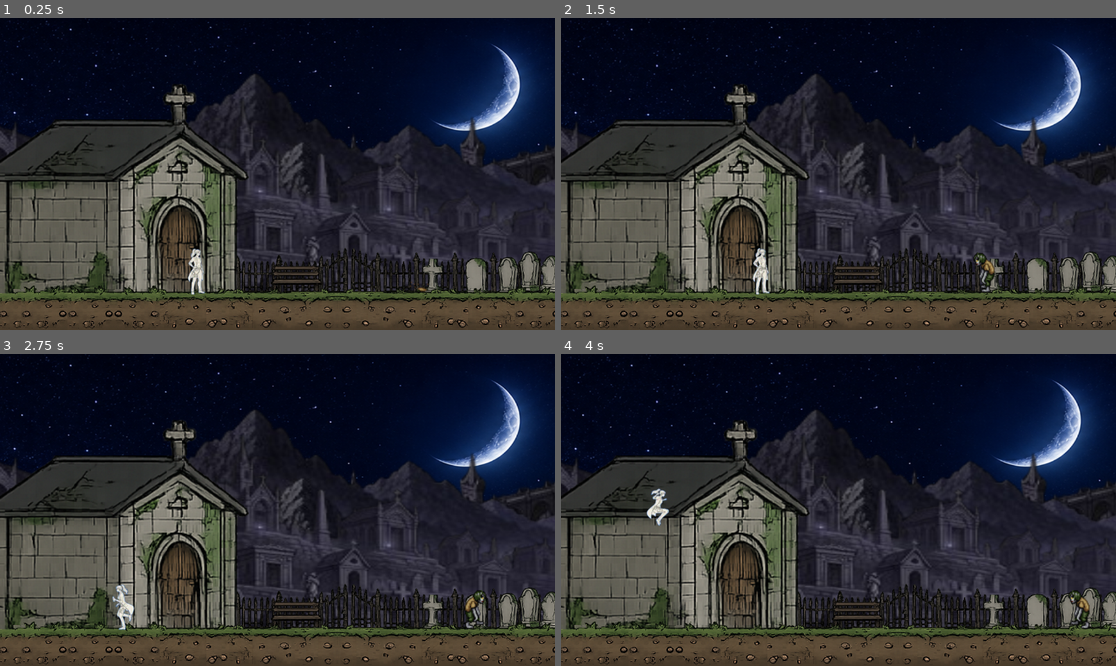
Above: before the commit, frames 1-4 (two rows, left to right).
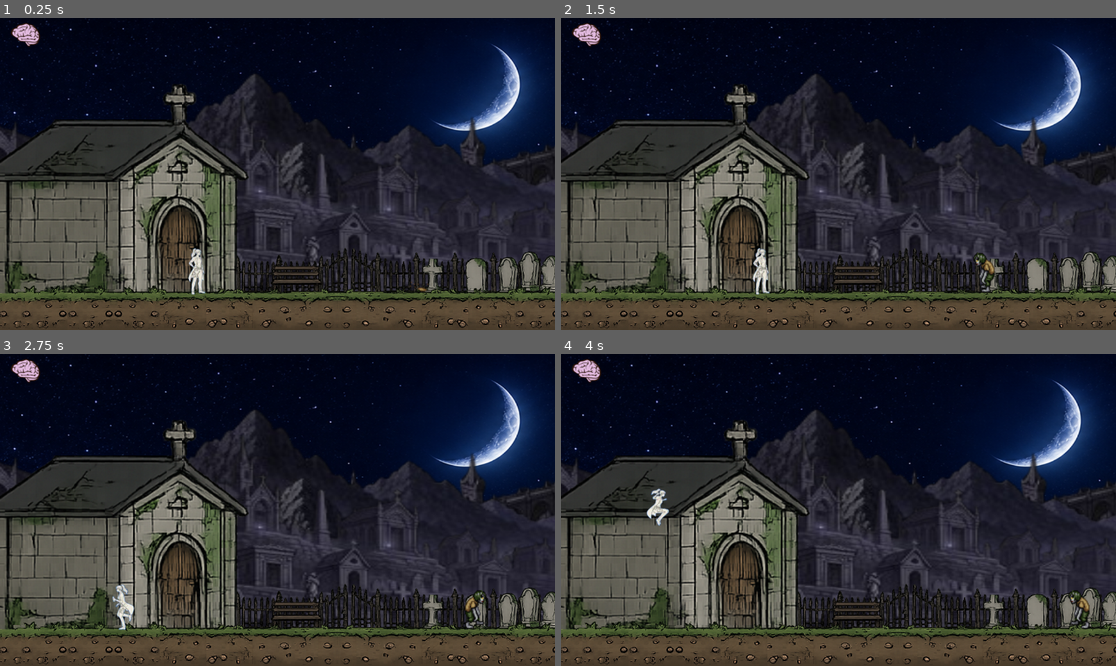
Above: after the commit, the same moments.

Repository: rocket180406/project-z
Game: Godot game, scene res://environment/envCementerio.tscn
The game is run twice, just before and just after one commit, with the same random seed, the same clock (stepped at 60 frames per second) and the same inputs.
Inputs:
- Up to frame 1 (0.25 s): no input
- Up to frame 2 (1.5 s): tap D (mover_der) at 0.6, 1.35 s; tap Space (saltar) at 0.77 s
- Up to frame 3 (2.75 s): tap Space (saltar) at 1.52 s; hold A (mover_izq) from 2.03 s (still down); tap D (mover_der) at 2.1 s
- Up to frame 4 (4 s): release A (mover_izq) at 2.78 s; tap D (mover_der) at 2.85, 3.6 s; tap Space (saltar) at 3.02, 3.77 s

The runs differ from the first frame. In frame 1, 0.4% of the frame differs, in the area x 2-38%, y 1-89%; in frame 2, 0.3%; in frame 3, 0.3%; in frame 4, 0.3%.

Commit message:
barra de vida añadida (falta ajustar) y animacion de ataque añadida (falta ajustar)

Diff:
--- a/daxis/player/jugador1.tscn
+++ b/daxis/player/jugador1.tscn
@@ -3,7 +3,21 @@
 [ext_resource type="Script" uid="uid://prf0e0mubkmc" path="res://player/jugador_1.gd" id="1_6xjp1"]
 [ext_resource type="Texture2D" uid="uid://crpa0ejbjixxj" path="res://player/sprites/idle_ani.png" id="1_8s8j1"]
 [ext_resource type="Texture2D" uid="uid://b7pr1e4cejiap" path="res://player/sprites/run_ani.png" id="2_6xjp1"]
+[ext_resource type="Texture2D" uid="uid://cfq5sq5hyfm25" path="res://player/sprites/ataque_ani_deffffffffff.png" id="2_kqtha"]
 [ext_resource type="Texture2D" uid="uid://c5yfo1p73o4b3" path="res://player/sprites/jump.png" id="3_uluay"]
+[ext_resource type="Texture2D" uid="uid://bum578dbaov8t" path="res://player/sprites/Health and Points Bars/Sprites/Brain Bar/Brain Stage 1.png" id="5_kqtha"]
+
+[sub_resource type="AtlasTexture" id="AtlasTexture_vjdt2"]
+atlas = ExtResource("2_kqtha")
+region = Rect2(82, 0, 82, 102)
+
+[sub_resource type="AtlasTexture" id="AtlasTexture_2mck1"]
+atlas = ExtResource("2_kqtha")
+region = Rect2(164, 0, 82, 102)
+
+[sub_resource type="AtlasTexture" id="AtlasTexture_5c4yl"]
+atlas = ExtResource("2_kqtha")
+region = Rect2(340, 0, 85, 102)
 
 [sub_resource type="AtlasTexture" id="AtlasTexture_uluay"]
 atlas = ExtResource("1_8s8j1")
@@ -51,6 +65,26 @@
 
 [sub_resource type="SpriteFrames" id="SpriteFrames_vjdt2"]
 animations = [{
+"frames": [{
+"duration": 0.5,
+"texture": SubResource("AtlasTexture_vjdt2")
+}, {
+"duration": 1.0,
+"texture": SubResource("AtlasTexture_2mck1")
+}, {
+"duration": 1.0,
+"texture": SubResource("AtlasTexture_5c4yl")
+}, {
+"duration": 1.0,
+"texture": SubResource("AtlasTexture_5c4yl")
+}, {
+"duration": 1.0,
+"texture": SubResource("AtlasTexture_5c4yl")
+}],
+"loop": true,
+"name": &"attack",
+"speed": 5.0
+}, {
 "frames": [{
 "duration": 1.0,
 "texture": SubResource("AtlasTexture_uluay")
@@ -116,8 +150,8 @@
 
 [node name="ani_j1" type="AnimatedSprite2D" parent="." unique_id=1111112588]
 sprite_frames = SubResource("SpriteFrames_vjdt2")
-animation = &"idle"
-frame_progress = 0.39701656
+animation = &"attack"
+frame_progress = 0.20663634
 metadata/_edit_group_ = true
 
 [node name="CollisionShape2D" type="CollisionShape2D" parent="." unique_id=1795544347]
@@ -129,3 +163,13 @@
 limit_left = -20
 limit_bottom = 650
 limit_smoothed = true
+
+[node name="CanvasLayer" type="CanvasLayer" parent="." unique_id=527343960]
+
+[node name="vida" type="TextureRect" parent="CanvasLayer" unique_id=805782002]
+offset_left = 21.0
+offset_top = 1.0
+offset_right = 85.0
+offset_bottom = 65.0
+texture = ExtResource("5_kqtha")
+stretch_mode = 3
--- a/daxis/player/jugador_1.gd
+++ b/daxis/player/jugador_1.gd
@@ -8,11 +8,30 @@
 @export var air_acceleration = 2000
 @export var air_friction = 700
 
+var vida_max = 100
+var vida_actual = 100
 
 @onready var ani_player = $ani_j1
+@onready var vida_ui = $CanvasLayer/vida
+
+var brain_full = preload("res://player/sprites/Health and Points Bars/Sprites/Brain Bar/Brain Stage 1.png")
+var brain_mid = preload("res://player/sprites/Health and Points Bars/Sprites/Brain Bar/Brain Stage 2.png")
+var brain_low = preload("res://player/sprites/Health and Points Bars/Sprites/Brain Bar/Brain Stage 3.png")
 
 func _ready() -> void:
 	add_to_group("jugadores")
+	actualizar_vida_ui()
+
+func actualizar_vida_ui():
+
+	if vida_actual > 66:
+		vida_ui.texture = brain_full
+
+	elif vida_actual > 33:
+		vida_ui.texture = brain_mid
+
+	else:
+		vida_ui.texture = brain_low
 
 func update_animation(input_axis):
 	if not is_on_floor():
Binary file added: daxis/player/sprites/Health and Points Bars/Point Bars_tileset.png
Not shown, added: daxis/player/sprites/Health and Points Bars/Point Bars_tileset.png.import
Binary file added: daxis/player/sprites/Health and Points Bars/Sprites/Brain Bar/Brain Stage 1.png
Not shown, added: daxis/player/sprites/Health and Points Bars/Sprites/Brain Bar/Brain Stage 1.png.import
Binary file added: daxis/player/sprites/Health and Points Bars/Sprites/Brain Bar/Brain Stage 2.png
Not shown, added: daxis/player/sprites/Health and Points Bars/Sprites/Brain Bar/Brain Stage 2.png.import
Binary file added: daxis/player/sprites/Health and Points Bars/Sprites/Brain Bar/Brain Stage 3.png
Not shown, added: daxis/player/sprites/Health and Points Bars/Sprites/Brain Bar/Brain Stage 3.png.import
Binary file added: daxis/player/sprites/Health and Points Bars/Sprites/Brain Bar/Brain Stage 4.png
Not shown, added: daxis/player/sprites/Health and Points Bars/Sprites/Brain Bar/Brain Stage 4.png.import
Binary file added: daxis/player/sprites/Health and Points Bars/Sprites/Brain Bar/Brain Stage 5.png
Not shown, added: daxis/player/sprites/Health and Points Bars/Sprites/Brain Bar/Brain Stage 5.png.import
(and 74 more such lines)
